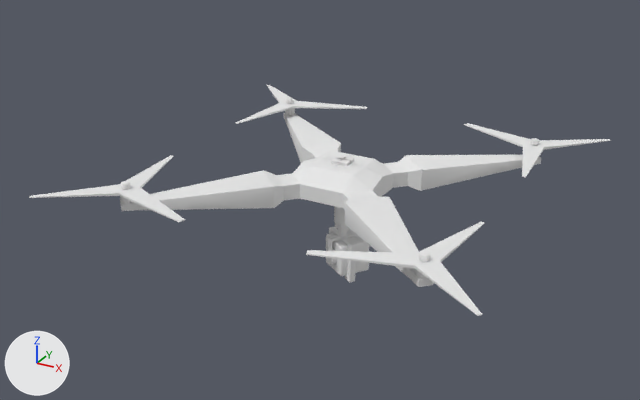
Before and after pictures for a commit that changed the OBJ model assets/models/drone.obj.
Camera for both pictures: a 50 mm camera at (8.51, -16.53, 7.66) aimed at (-0.52, -0.11, -0.55). The axes (+X, +Y, +Z) are drawn at lower left. The lights are the same throughout. Where no turn or scale is listed for an object, it has been applied to the vertices.

In view in the first picture: 'blad_Circle.001', 'camara_Cube.002', 'locetion_controler_Cube.001', 'main_Cube', 'rotetion_controler_Cylinder'.
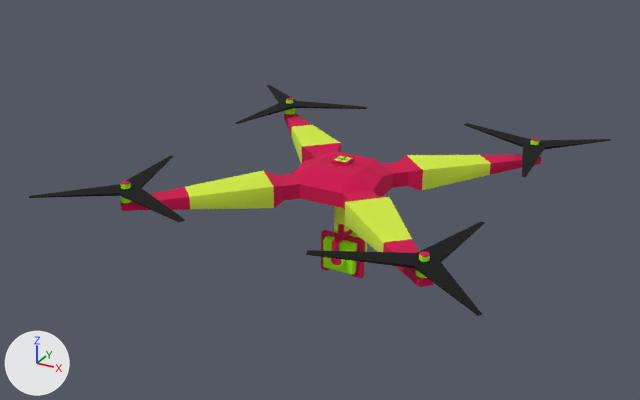
Where the change shows, as pixel boxes (x1, y1, x2, y2) in the pictures (640 x 400 px):
'main_Cube', recoloured
    both: (120, 98, 541, 287)
'blad_Circle.001', recoloured (white to black)
    both: (29, 85, 611, 316)
'camara_Cube.002', recoloured
    both: (323, 229, 369, 276)
'locetion_controler_Cube.001', recoloured
    both: (321, 224, 365, 282)
'rotetion_controler_Cylinder', recoloured
    both: (334, 206, 350, 232)
part 1 of me_main_cube, recoloured (white to green)
    both: (185, 125, 491, 252)

The edits, one by one:
Material 'main.001' (mat_main_001) changes colour from white #e7e7e7 to black #000000; in linear values from (0.8, 0.8, 0.8) to (0.0, 0.0, 0.0).
Material 'Material.001' (mat_material_001) changes colour from white #e7e7e7 to green #a2ff00; in linear values from (0.8, 0.8, 0.8) to (0.361, 1.0, 0.0).
Material 'main' (mat_main) changes colour from white #e7e7e7 to pink #ce004c; in linear values from (0.8, 0.8, 0.8) to (0.615, 0.0, 0.0716).
Material 'Material.002' (mat_material_002) is new.
Its base color is (0.651, 0.847, 0.0513) (green #d3ed40).
Its roughness is 1.0.
me_main_cube has 2032 vertices, 1968 faces and spans x -3.58..3.58, y -3.58..3.58, z -0.32..0.52.
me_main_cube is used by ob_main_cube; location (0.0, 0.0, 0.0).
me_main_cube part 1: all 144 faces that had it switch from mat_material (white #e7e7e7) to mat_material_002 (green #d3ed40).
